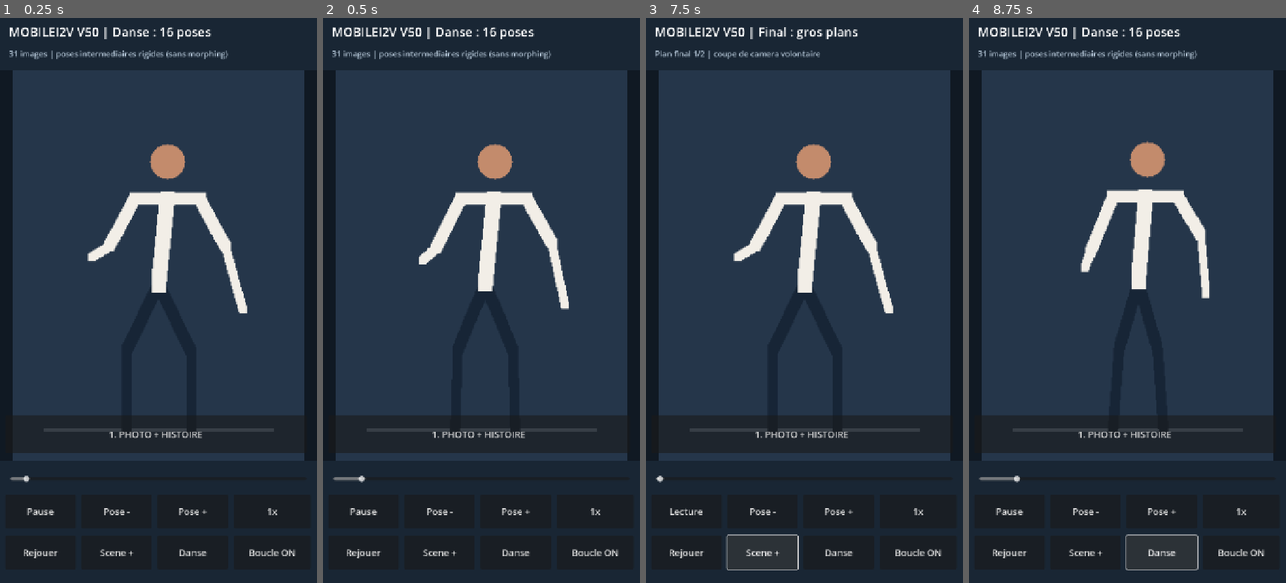
Above: before the commit, frames 1-4 (left to right).
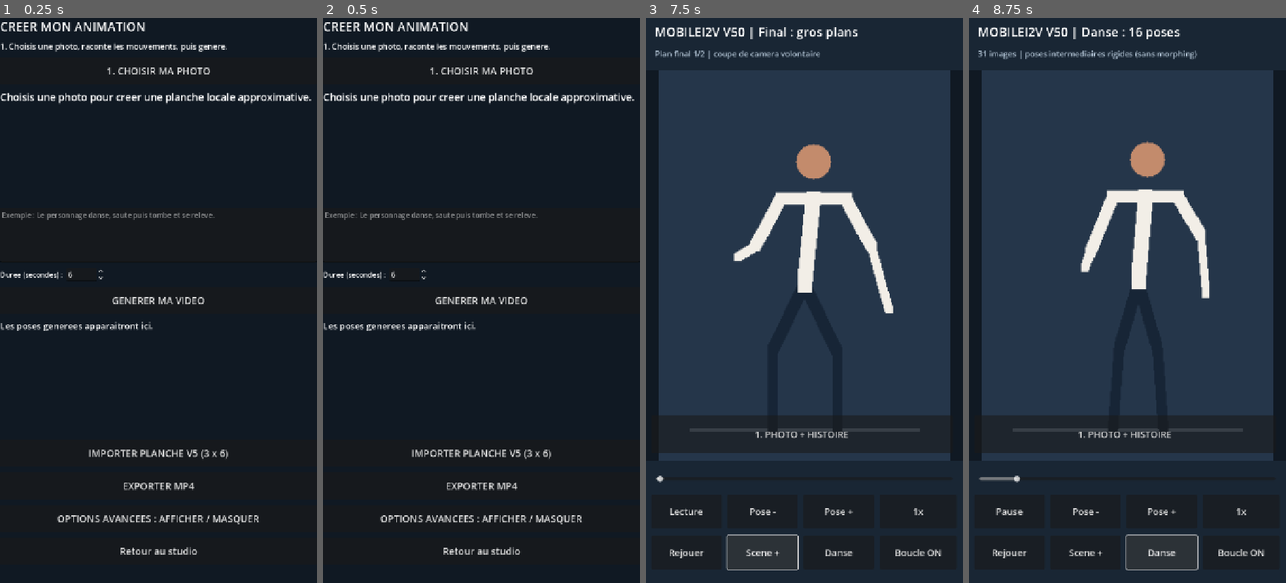
Above: after the commit, the same moments.

Repository: ericjamesempere-stack/MobileI2V-Xiaomi-
Game: Godot game, scene res://scenes/main.tscn
Same seed, same stepped clock (60 frames per second), same inputs: the game is played once before the commit and once after it.
Inputs:
- Up to frame 1 (0.25 s): no input
- Up to frame 2 (0.5 s): no input
- Up to frame 3 (7.5 s): click "Rejouer" at 0.5 s; click "Rejouer" at 1.25 s; click "Rejouer" at 2 s; click "Pose -" at 2.75 s; click "Lecture" at 3.5 s; click "Pose +" at 4.25 s; click "1x" at 5 s; click "0.75x" at 5.75 s; click "1.25x" at 6.5 s; click "Scene +" at 7.25 s
- Up to frame 4 (8.75 s): click "Danse" at 8 s

The runs differ from the first frame. In frame 1, 60% of the frame differs, in the area x 0-99%, y 0-96%; in frame 2, 60%; in frame 3, less than 0.1%; in frame 4, nothing differs.

Commit message:
Open creation studio directly instead of poor legacy dancing demo

Diff:
--- a/scripts/main.gd
+++ b/scripts/main.gd
@@ -158,6 +158,8 @@
     guided.pressed.connect(_open_guided)
     guided.visible = false
     _render()
+    # Start in the actual creation studio, not the legacy looping demo.
+    _open_storyboard()
 
 func _open_guided() -> void:
     playing = false
